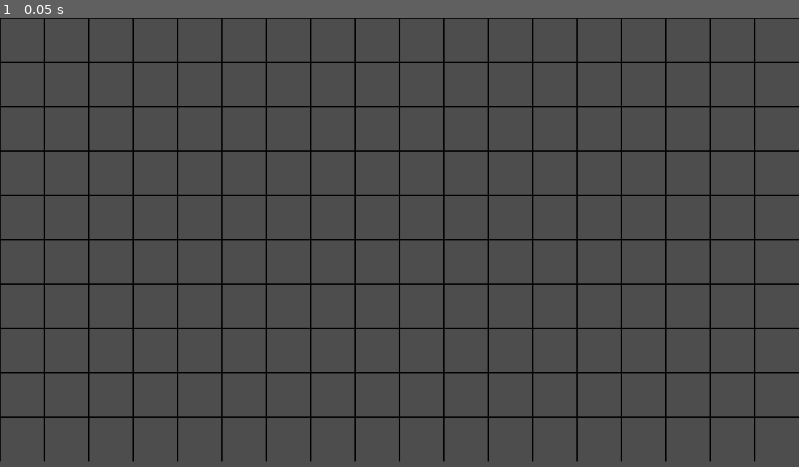
Above: before the commit, frame 1.
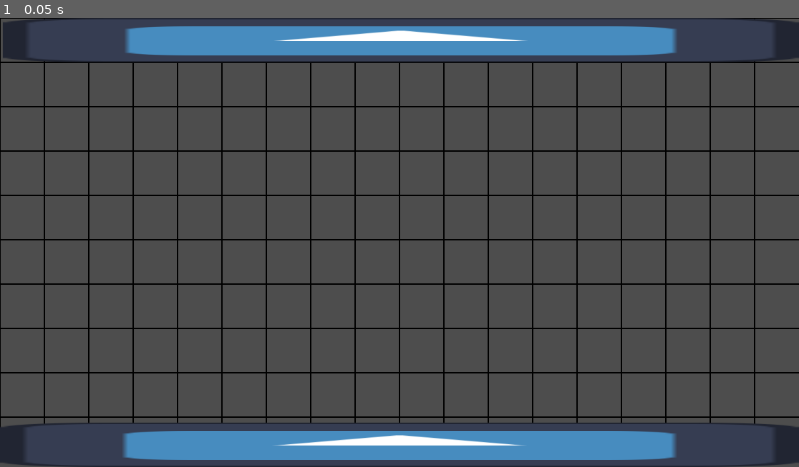
Above: after the commit, the same moment.

Repository: BlueDespero/slavicgamejam2025
Game: Godot game, scene res://main.tscn
The game is run twice, just before and just after one commit, with the same random seed, the same clock (stepped at 60 frames per second) and the same inputs. The engine's default icon, where the game draws it, is replaced by a stand-in: a white triangle on a blue panel in a dark square.
Inputs:
- Up to frame 1 (0.05 s): no input

The runs differ from the first frame. In frame 1, 12% of the frame differs, in the area x 0-100%, y 0-100%.

Commit message:
Add kenny ui pack

Diff:
--- /dev/null
+++ b/gui.tscn
@@ -0,0 +1,38 @@
+[gd_scene load_steps=2 format=3 uid="uid://1al25n8y6pmm"]
+
+[ext_resource type="Texture2D" uid="uid://dnfc64sqkr4jp" path="res://icon.svg" id="1_80edf"]
+
+[node name="GUI" type="Node"]
+
+[node name="TopBar" type="HBoxContainer" parent="."]
+clip_contents = true
+custom_minimum_size = Vector2(0, 64)
+anchors_preset = 10
+anchor_right = 1.0
+grow_horizontal = 2
+size_flags_horizontal = 3
+size_flags_vertical = 3
+
+[node name="NewOrderTimer" type="Timer" parent="TopBar"]
+
+[node name="Recipe" type="BoxContainer" parent="TopBar"]
+layout_mode = 2
+
+[node name="OrderTimeout" type="Timer" parent="TopBar/Recipe"]
+
+[node name="TextureRect" type="TextureRect" parent="TopBar"]
+layout_mode = 2
+size_flags_horizontal = 3
+texture = ExtResource("1_80edf")
+expand_mode = 2
+
+[node name="BottomBar" type="HBoxContainer" parent="."]
+offset_top = 584.0
+offset_right = 1152.0
+offset_bottom = 648.0
+
+[node name="TextureRect2" type="TextureRect" parent="BottomBar"]
+layout_mode = 2
+size_flags_horizontal = 3
+texture = ExtResource("1_80edf")
+expand_mode = 2
--- a/main.tscn
+++ b/main.tscn
@@ -1,6 +1,9 @@
-[gd_scene load_steps=2 format=3 uid="uid://cgifmsx4lhem8"]
+[gd_scene load_steps=3 format=3 uid="uid://cgifmsx4lhem8"]
 
 [ext_resource type="Script" uid="uid://bewb1j0gyhyrk" path="res://main.gd" id="1_ig7tw"]
+[ext_resource type="PackedScene" uid="uid://1al25n8y6pmm" path="res://gui.tscn" id="2_0xm2m"]
 
 [node name="Main" type="Node2D"]
 script = ExtResource("1_ig7tw")
+
+[node name="GUI" parent="." instance=ExtResource("2_0xm2m")]
Not shown, added: License.txt
Binary file added: Preview.png
Not shown, added: Preview.png.import
Binary file added: Sample.png
Not shown, added: Sample.png.import
Binary file added: assets/Tiles/Large tiles/Thick outline/tile_0000.png
Not shown, added: assets/Tiles/Large tiles/Thick outline/tile_0000.png.import
Binary file added: assets/Tiles/Large tiles/Thick outline/tile_0001.png
Not shown, added: assets/Tiles/Large tiles/Thick outline/tile_0001.png.import
Binary file added: assets/Tiles/Large tiles/Thick outline/tile_0002.png
Not shown, added: assets/Tiles/Large tiles/Thick outline/tile_0002.png.import
Binary file added: assets/Tiles/Large tiles/Thick outline/tile_0003.png
(and 1022 more such lines)
